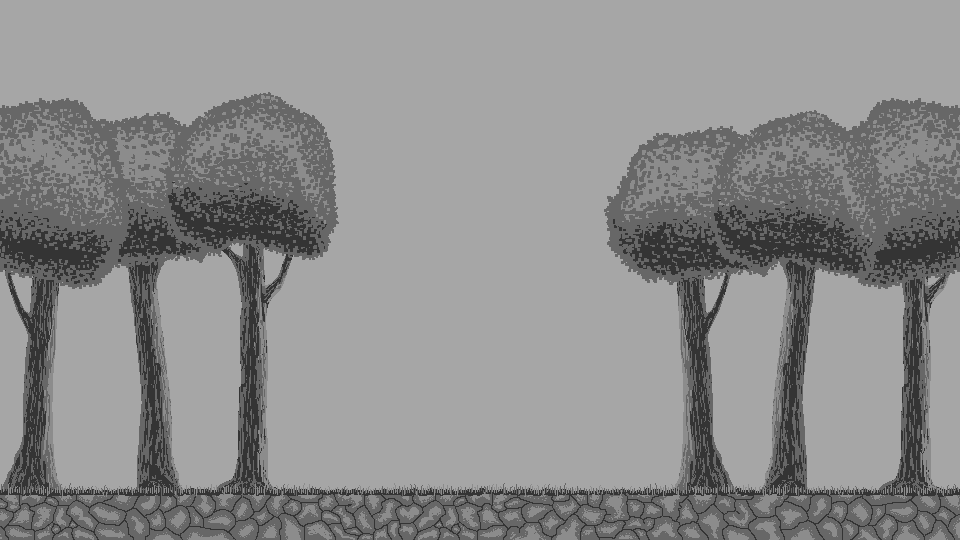
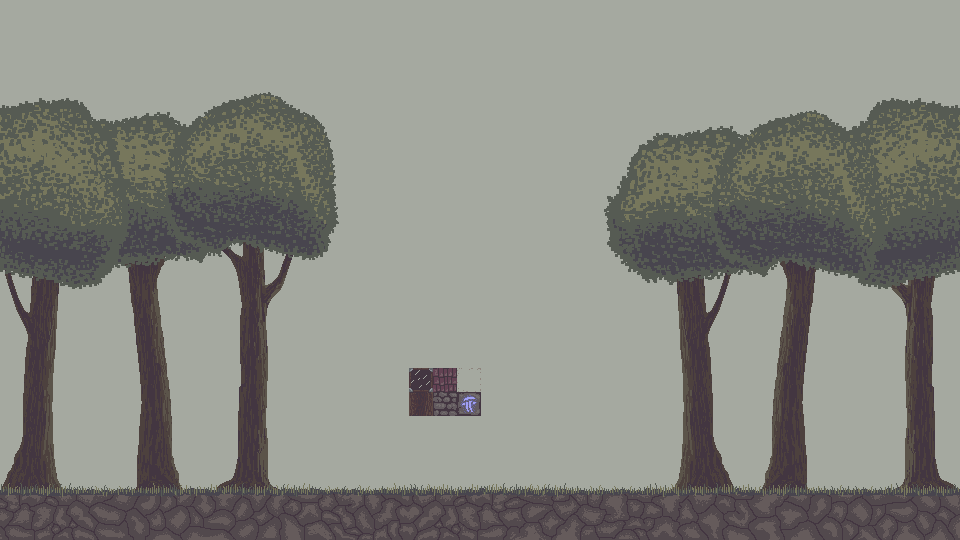
Layered file, before and after one edit (960 x 540). Changes by layer:
added layer "Window" above "Empty" over (409, 368, 433, 392)
added layer "Empty" above "Roof" over (457, 368, 481, 392)
added layer "Roof" above "Rune" over (433, 368, 457, 392)
added layer "Rune" above "Brick" over (457, 392, 481, 416)
showed "Brick", painted on it over (433, 392, 488, 416)
showed "Log", painted on it over (409, 392, 433, 416)
painted on "Grass" over (0, 483, 960, 497)
painted on "Ground" over (0, 492, 960, 540)
painted on "Leaves" (1st of 6, in "Tree") over (164, 92, 339, 260)
painted on "Trunk" (1st of 6, in "Tree") over (213, 231, 297, 492)
painted on "Leaves" (2nd of 6, in "Tree") over (0, 98, 130, 289)
painted on "Trunk" (2nd of 6, in "Tree") over (0, 267, 68, 511)
painted on "Leaves" (3rd of 6, in "Tree") over (41, 112, 230, 271)
painted on "Trunk" (3rd of 6, in "Tree") over (125, 253, 185, 492)
painted on "Leaves" (4th of 6, in "Tree") over (710, 110, 885, 278)
painted on "Trunk" (4th of 6, in "Tree") over (759, 253, 819, 492)
painted on "Leaves" (5th of 6, in "Tree") over (604, 126, 793, 285)
painted on "Trunk" (5th of 6, in "Tree") over (668, 267, 736, 511)
painted on "Leaves" (6th of 6, in "Tree") over (830, 98, 960, 289)
painted on "Trunk" (6th of 6, in "Tree") over (876, 231, 960, 492)
painted on "Sky" over (0, 0, 960, 540)
